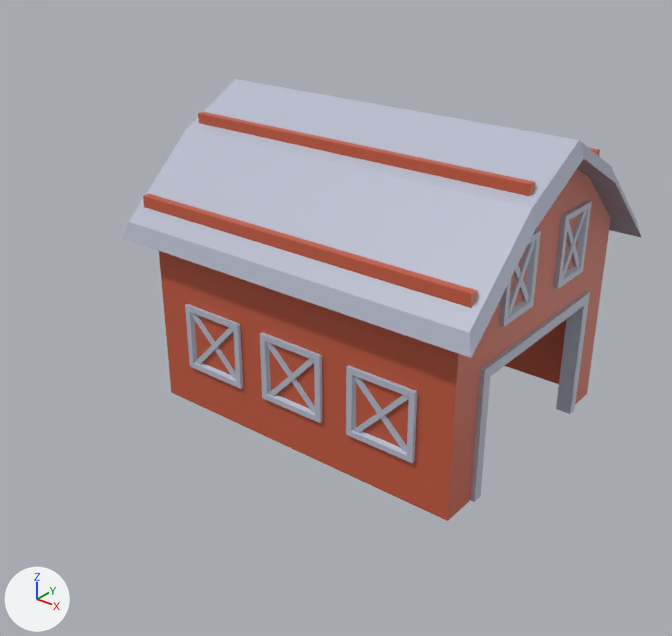
The FBX model Assets/Meshes/Houses/barn.fbx as it was, and as the next commit left it.
Both versions are drawn from a camera (50 mm lens) standing at (17.2, -24.0, 17.4) and looking at (0.3, -2.8, 4.2). Arrows for +X, +Y and +Z are at lower left; the lights stay in place. Where no turn or scale is listed for an object, it has been applied to the vertices.

Names of what the first picture shows: 'barn'.
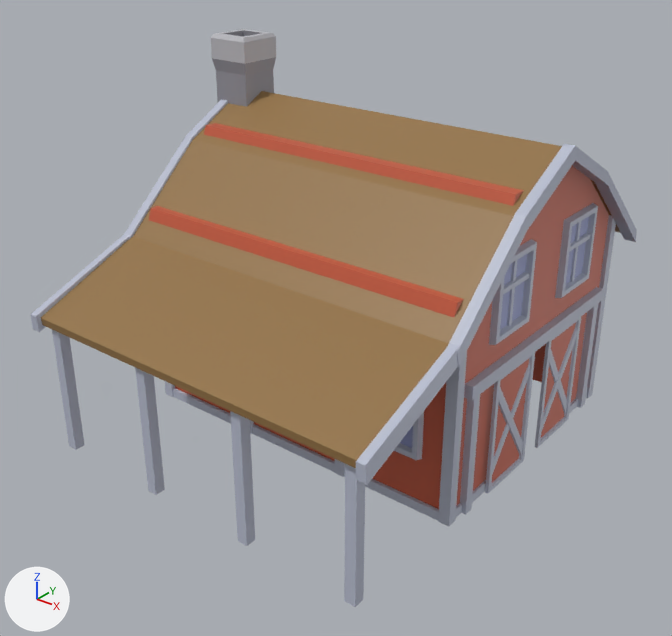
The edits, one by one:
Material 'C_house_barn_window' (mat_c_house_barn_window) is new.
Its base color is (0.29, 0.328, 0.593) (blue #939bca).
Material 'chimney' (mat_chimney) is new.
Its base color is (0.287, 0.287, 0.328) (grey #92929b).
Material 'C_house_barn_3' (mat_c_house_barn_3) is new.
Its base color is (0.296, 0.17, 0.0588) (brown #947345).
Material 'chimney_3' (mat_chimney_3) is new.
Its base color is (0.497, 0.497, 0.533) (light grey #bbbbc1).
me_cube_436 is used by ob_barn; location (0.0, 0.0, 0.0); rotation (1.571, 0.0, 1.571), in degrees (90, 0, 90); scale (0.01, 0.01, 0.0108).
me_cube_436 had 374 vertices, 398 faces and spanned x -550.0..551.0, y 0.0..1053.0, z -632.0..632.0.
me_cube_436 now has 608 vertices, 644 faces and spans x -685.0..657.0, y -6.0..1217.0, z -574.0..570.0.
me_cube_436 part 1: the loose piece of 20 vertices spanning x -550.0..551.0, y 606.0..1053.0, z -632.0..632.0 is rebuilt with 20 vertices and now spans x -650.0..644.0, y 606.0..1028.0, z -554.0..552.0, in mat_c_house_barn_3 (brown #947345).
me_cube_436 part 2: the loose piece of 18 vertices spanning x -471.0..471.0, y 0.0..1005.0, z -554.0..554.0 is rebuilt with 30 vertices and now spans x -597.0..597.0, y 0.0..1005.0, z -471.0..471.0.
me_cube_436 part 3: 28 loose pieces with 288 vertices, spanning x -486.0..491.0, y 157.0..974.0, z -588.0..588.0, are deleted.
me_cube_436 part 4: 48 vertices removed from x -463.0..472.0, y 0.0..778.0, z -419.0..567.0; 558 vertices added at x -685.0..657.0, y -6.0..1217.0, z -574.0..570.0.
me_cube_436 now uses material mat_c_house_barn_3 (brown #947345).
me_cube_436 now uses material mat_c_house_barn_window (blue #939bca).
me_cube_436 now uses material mat_chimney (grey #92929b).
me_cube_436 now uses material mat_chimney_3 (light grey #bbbbc1).
Mesh me_cube_438 is new.
It has 32 vertices, 38 faces and spans x 6.08..6.19, y -2.75..-0.46, z -0.05..4.02.
Faces by material slot: [2, 36].
It uses material mat_c_house_barn (orange #c55a3f).
It uses material mat_c_house_barn_roof (light grey #b8becf).
Mesh me_cube_440 is new.
It has 32 vertices, 38 faces and spans x 6.08..6.19, y 0.46..2.76, z -0.05..4.02.
Faces by material slot: [2, 36].
It uses material mat_c_house_barn (orange #c55a3f).
It uses material mat_c_house_barn_roof (light grey #b8becf).
Mesh me_cube_434 is new.
It has 54 vertices, 52 faces and spans x -6.6..6.54, y -9.54..-5.52, z -0.04..6.34.
Faces by material slot: [48, 4].
It uses material mat_c_house_barn_roof (light grey #b8becf).
It uses material mat_c_house_barn_3 (brown #947345).
Object 'barn' (ob_barn) turns from (90, 0, 90) to (90, 0, 0) degrees about x, y and z.
Object 'barn' (ob_barn) is rescaled from (0.01, 0.01, 0.0108) to (0.01, 0.01, 0.01).
Object 'barn_door_left' (ob_barn_door_left) is new; it shows me_cube_438.
Its location is (0.0, 0.0, 0.0).
Object 'barn_door_right' (ob_barn_door_right) is new; it shows me_cube_440.
Its location is (0.0, 0.0, 0.0).
Object 'barn.005' (ob_barn_005) is new; it shows me_cube_434.
Its location is (0.0, 0.0, 0.0).

What differs and where, as boxes (x1, y1, x2, y2) in the pictures (672 x 636 px):
'barn', reshaped, turned, rescaled
    before: (123, 79, 642, 521)
    after: (124, 29, 636, 526)
'barn.005', added (brown)
    after: (30, 233, 459, 607)
    faces in mat_c_house_barn_3 (brown #947345): (41, 237, 449, 468)
    faces in mat_c_house_barn_roof (light grey #b8becf): (30, 233, 459, 607)
'barn_door_left', added
    after: (485, 352, 535, 494)
    faces in mat_c_house_barn_roof (light grey #b8becf): (485, 352, 535, 494)
    faces in mat_c_house_barn (orange #c55a3f): (492, 359, 529, 482)
'barn_door_right', added
    after: (535, 317, 581, 448)
    faces in mat_c_house_barn_roof (light grey #b8becf): (535, 317, 581, 448)
    faces in mat_c_house_barn (orange #c55a3f): (541, 322, 576, 437)
part 1 of me_cube_436, rebuilt (10% shorter)
    before: (123, 79, 642, 358)
    after: (133, 91, 621, 343)
part 2 of me_cube_436, rebuilt
    before: (159, 169, 611, 521)
    after: (175, 166, 609, 509)
part 3 of me_cube_436, deleted
    before: (143, 112, 600, 463)
part 4 of me_cube_436, built on
    before: (470, 292, 590, 502)
    after: (124, 29, 636, 526)
